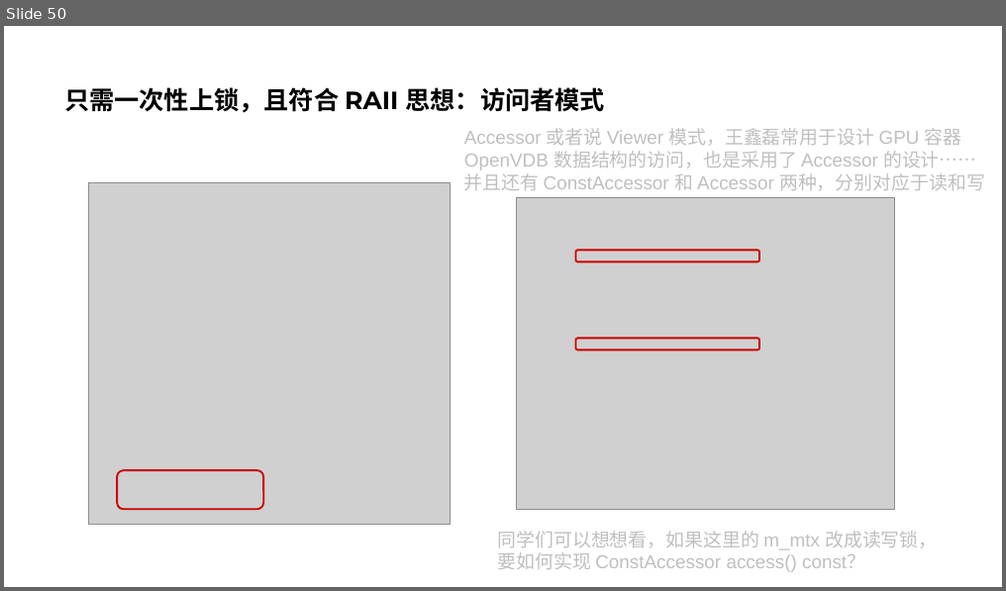
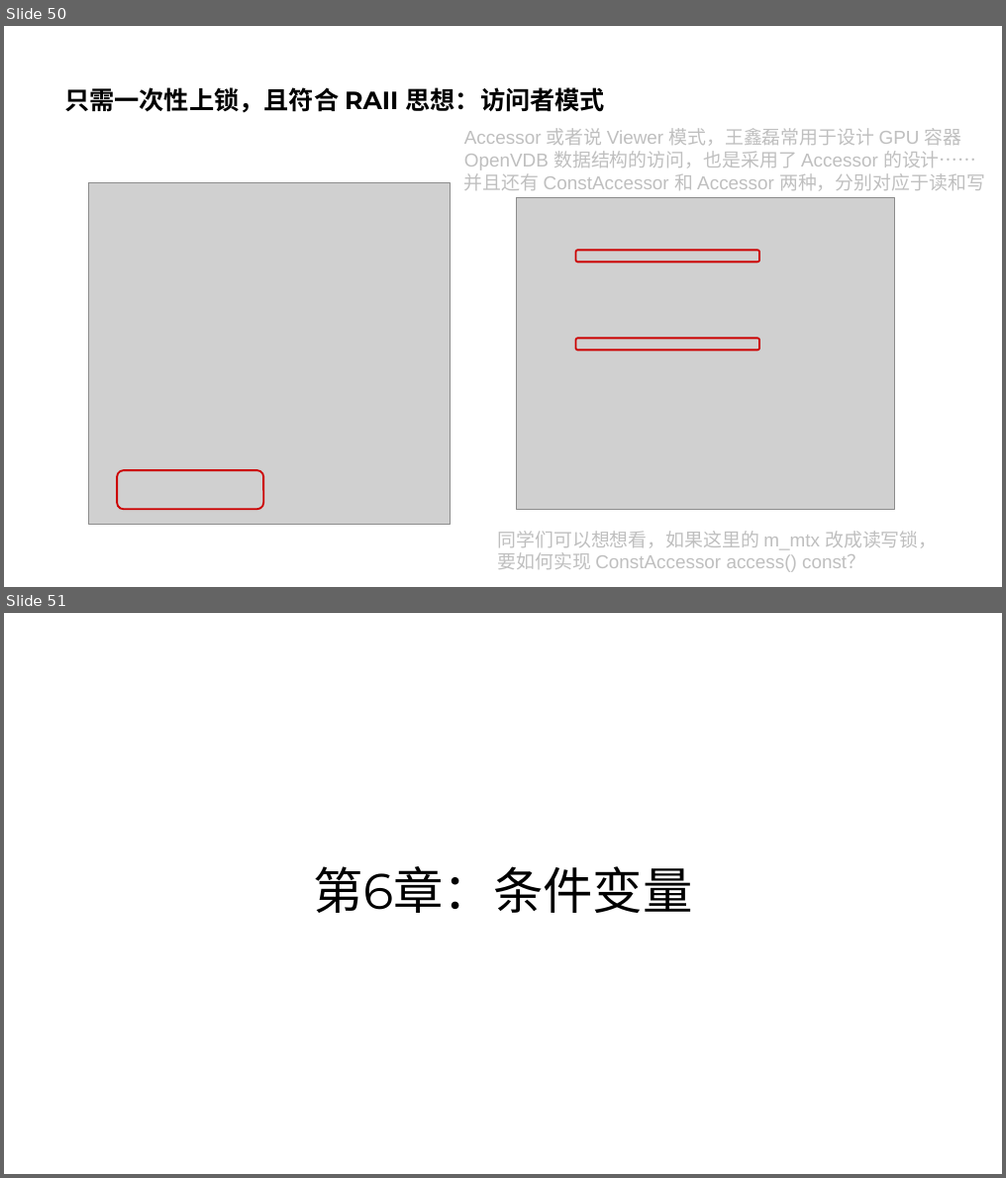
Before and after one commit to parallel101/course, a slide deck: 05/slides.pptx. Shown one above the other, each under a label of ours: slide 50 before the commit, slides 50 and 51 after it. The pictures are 1006x591 and 1006x1178 pixels, drawn with LibreOffice and Linux fonts; fonts in the diff are those of the drawing; grey boxes stand for pictures. Boxes give left, top, right and bottom in pixels: in the first picture for what was removed or moved away, otherwise in the second. Text is boxed around its words. In the diff, an @@ line names an element or a change of style, - is before the commit and + after.

```diff
--- a/05/slides.pptx
+++ b/05/slides.pptx
@@ slide 51 added at bbox=[4, 613, 1002, 1174], background #FFFFFF @@
@@ title added at bbox=[313, 866, 692, 913], 48 pt, text #000000 @@
+第6章：条件变量
```
Also in this commit, not shown: 1 slide changed, 9 other slides added, 1 slide removed, 21 other files.
